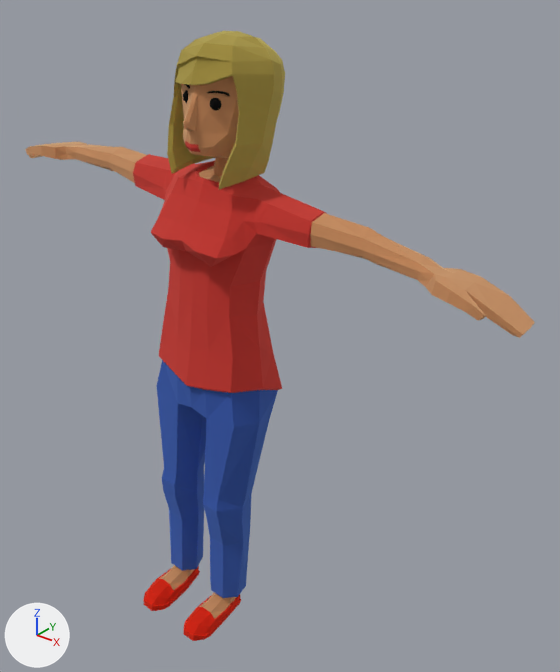
The glTF model 16_vulkan_ideas_openxr/assets/woman/Woman.gltf: old version first, new version second.
One viewpoint serves both versions: a 50 mm camera at (4.04, -4.18, 5.64) aimed at (0.4, 0.36, 2.83). Arrows for +X, +Y and +Z are at lower left; the lights stay in place. The first picture is the older version. Where no turn or scale is listed for an object, it has been applied to the vertices.

Script lines for the objects in view, before the commit:
```python
mat_texture = principled_material('Texture')
mat_texture.texture = img_woman
mat_texture.metallic = 1.0
mat_texture.roughness = 1.0
me_womanmesh = bpy.data.meshes.new('WomanMesh')
me_womanmesh.from_pydata(...)  # 585 vertices, 1133 faces; spans x -2.28..2.51, y -0.56..0.47, z -0.11..4.41
me_womanmesh.materials.append(mat_texture)  # picture img_woman
me_womanmesh_001 = bpy.data.meshes.new('WomanMesh.001')
me_womanmesh_001.from_pydata(...)  # 432 vertices, 827 faces; spans x -0.168..0.578, y -0.429..0.429, z 4.18..5.199
me_womanmesh_001.materials.append(mat_texture)  # picture img_woman
ob_woman = bpy.data.objects.new('Woman', me_womanmesh)
ob_woman.location = (0.0, 0.0, 0.0)
ob_woman_001 = bpy.data.objects.new('Woman.001', me_womanmesh_001)
ob_woman_001.location = (0.0, 0.0, 0.0)
```
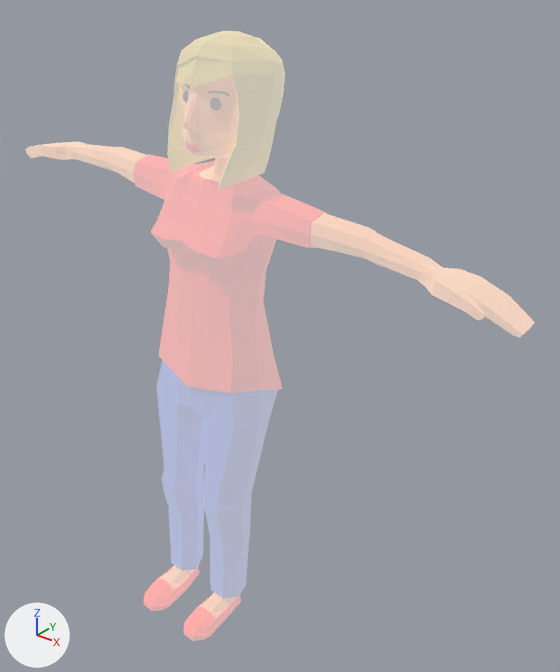
Pixel boxes [x1, y1, x2, y2] of what changed, in the pictures (560 x 672 px):
'Woman', surface changed (lighter): [26, 141, 535, 641] in both
'Woman.001', surface changed (lighter): [167, 31, 285, 187] in both

What the commit changed:
In material 'Texture' (mat_texture), emission_strength is now set to 0.4.
